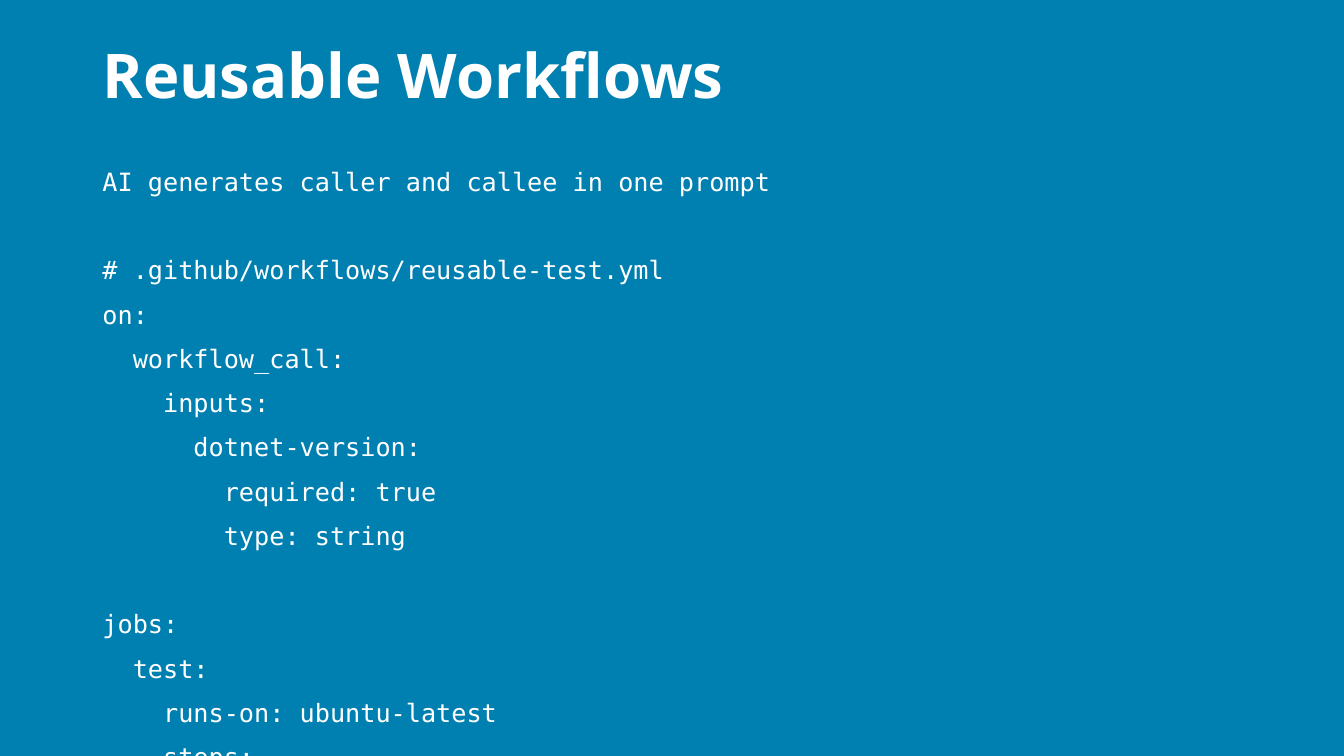
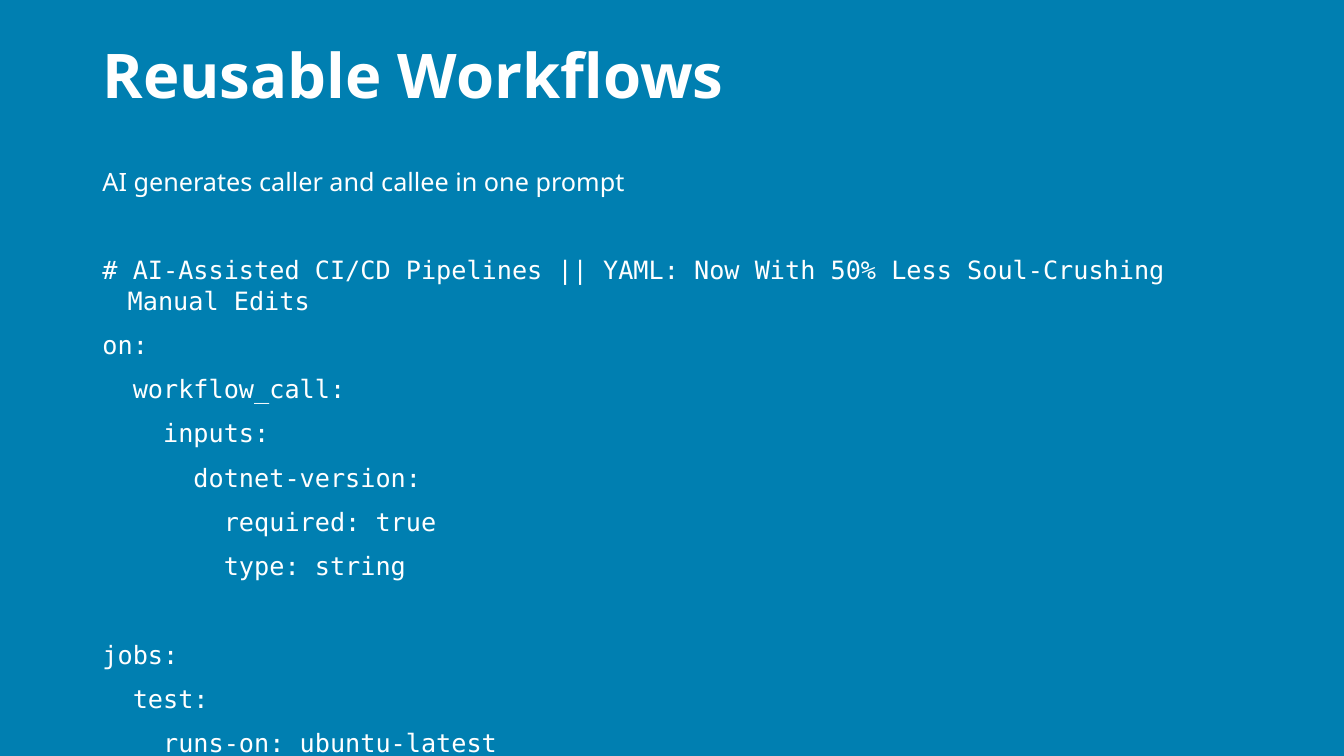
Before and after one commit to j0hnnymiller/AI-Assisted-Software-Development, a slide deck: slide 68 of slides/output/aiasd-311-monday-draft.pptx (slide 75 before the commit). Drawn at 1344x756 pixels with LibreOffice and Linux fonts; fonts in the diff are those of the drawing; background and template pictures are left out. Boxes give left, top, right and bottom in pixels: in the first picture for what was removed or moved away, otherwise in the second. Text is boxed around its words. In the diff, an @@ line names an element or a change of style, - is before the commit and + after.

```diff
--- a/slides/output/aiasd-311-monday-draft.pptx
+++ b/slides/output/aiasd-311-monday-draft.pptx
@@ text at [102, 172, 625, 197]: font DejaVu Sans Mono to Noto Sans in "AI generates caller and callee in one ..." @@
@@ text at [128, 259, 1164, 311]: text changed @@
-# .github/workflows/reusable-test.yml
+# AI-Assisted CI/CD Pipelines || YAML: Now With 50% Less Soul-Crushing Manual Edits
```
Also in this commit, not shown: 87 other slides changed, 6 slides added, 22 slides removed, 10 other files.
